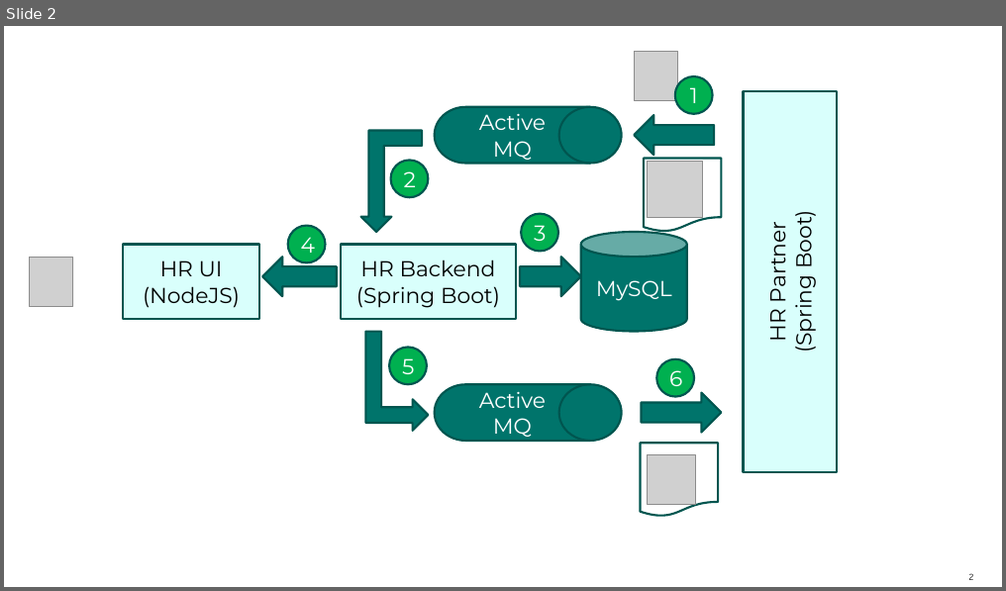
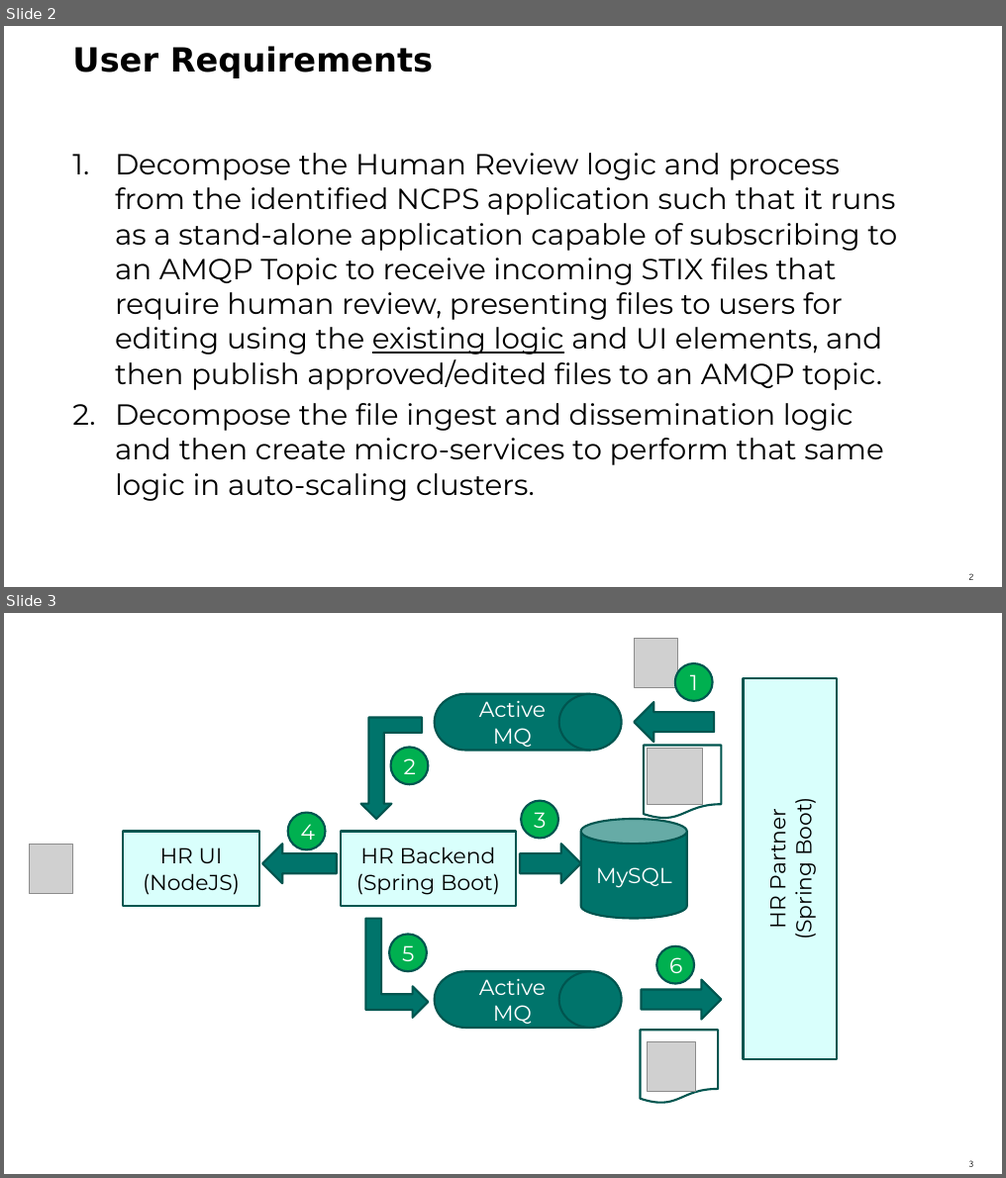
Before and after one commit to CS-C-BDD-TDD/human-review-ui-tests, a slide deck: DevSecOps Residency.pptx. Shown one above the other, each under a label of ours: slide 2 before the commit, slides 2 and 3 after it. The pictures are 1006x591 and 1006x1178 pixels, drawn with LibreOffice and Linux fonts; fonts in the diff are those of the drawing; grey boxes stand for pictures. Boxes give left, top, right and bottom in pixels: in the first picture for what was removed or moved away, otherwise in the second. Text is boxed around its words. In the diff, an @@ line names an element or a change of style, - is before the commit and + after.

```diff
--- a/DevSecOps Residency.pptx
+++ b/DevSecOps Residency.pptx
@@ slide 2 added at [4, 26, 1002, 587], background #FFFFFF; not listed: 1 template element that a slide beside it also shows @@
@@ title added at [72, 46, 433, 78], 32 pt, text #000000, bold @@
+User Requirements
@@ text added at [115, 153, 897, 501], 28 pt, text #000000 @@
+1. Decompose the Human Review logic and process from the identified NCPS application such that it runs as a stand-alone application capable of subscribing to an AMQP Topic to receive incoming STIX files that require human review, presenting files to users for editing using the existing logic and UI elements, and then publish approved/edited files to an AMQP topic.
+2. Decompose the file ingest and dissemination logic and then create micro-services to perform that same logic in auto-scaling clusters.
@@ what was slide 2 is now slide 3 @@
```
Also in this commit, not shown: 3 other slides added.
